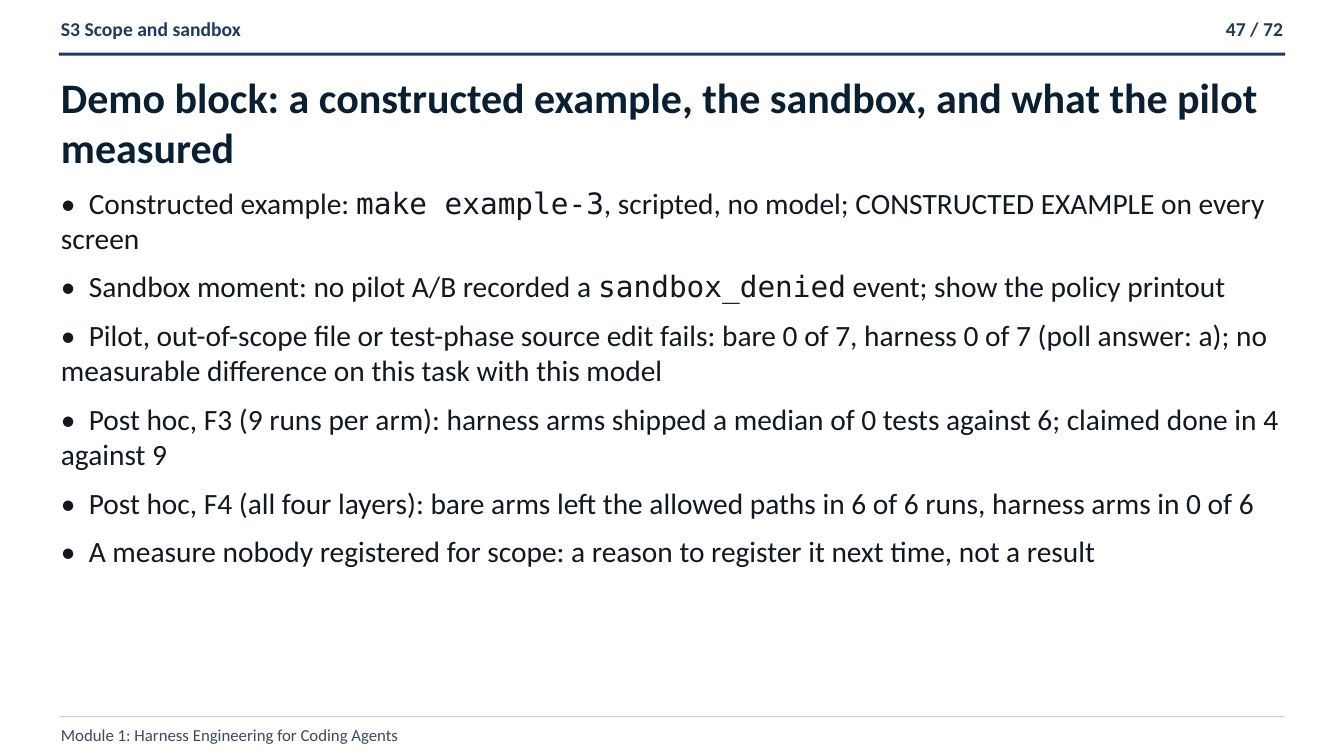
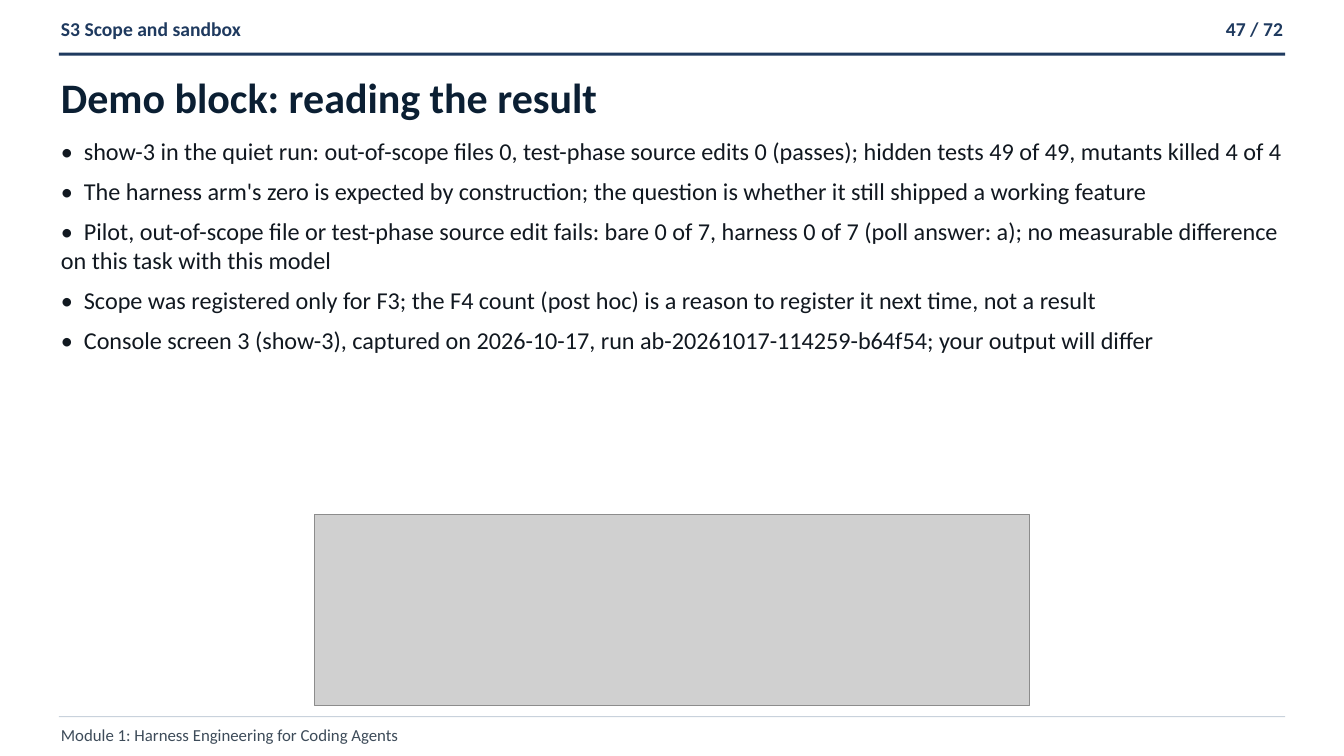
Before and after one commit to ANI-IN/shipharness-dev, a slide deck: slide 47 of slides/deck.pptx. Drawn at 1344x756 pixels with LibreOffice and Linux fonts; fonts in the diff are those of the drawing; grey boxes stand for pictures. Boxes give left, top, right and bottom in pixels: in the first picture for what was removed or moved away, otherwise in the second. Text is boxed around its words. In the diff, an @@ line names an element or a change of style, - is before the commit and + after.

```diff
--- a/slides/deck.pptx
+++ b/slides/deck.pptx
@@ text at <box>61,83,597,120</box>: text changed @@
-Demo block: a constructed example, the sandbox, and what the pilot measured
+Demo block: reading the result
@@ text "• show-3 in the quiet ...": place and size @@
-text "• show-3 in the quiet ..." at <box>61,191,1278,567</box>
+text "• show-3 in the quiet ..." at <box>61,142,1281,353</box>
@@ text at <box>84,142,1281,204</box>: text changed; size 21 to 17.2 pt @@
-• Constructed example: make example-3, scripted, no model; CONSTRUCTED EXAMPLE on every screen
-• Sandbox moment: no pilot A/B recorded a sandbox_denied event; show the policy printout
+• show-3 in the quiet run: out-of-scope files 0, test-phase source edits 0 (passes); hidden tests 49 of 49, mutants killed 4 of 4
+• The harness arm's zero is expected by construction; the question is whether it still shipped a working feature
@@ text at <box>61,222,1278,269</box>: size 21 to 17.2 pt in "• Pilot, out-of-scope file or test-phase source ..."; less space between paragraphs @@
@@ text at <box>84,291,1153,353</box>: text changed; size 21 to 17.2 pt @@
-• Post hoc, F3 (9 runs per arm): harness arms shipped a median of 0 tests against 6; claimed done in 4 against 9
-• Post hoc, F4 (all four layers): bare arms left the allowed paths in 6 of 6 runs, harness arms in 0 of 6
-• A measure nobody registered for scope: a reason to register it next time, not a result
+• Scope was registered only for F3; the F4 count (post hoc) is a reason to register it next time, not a result
+• Console screen 3 (show-3), captured on 2026-10-17, run ab-20261017-114259-b64f54; your output will differ
@@ picture added at <box>315,514,1030,706</box> @@
```
Also in this commit, not shown: 19 other slides changed, 10 other files.
